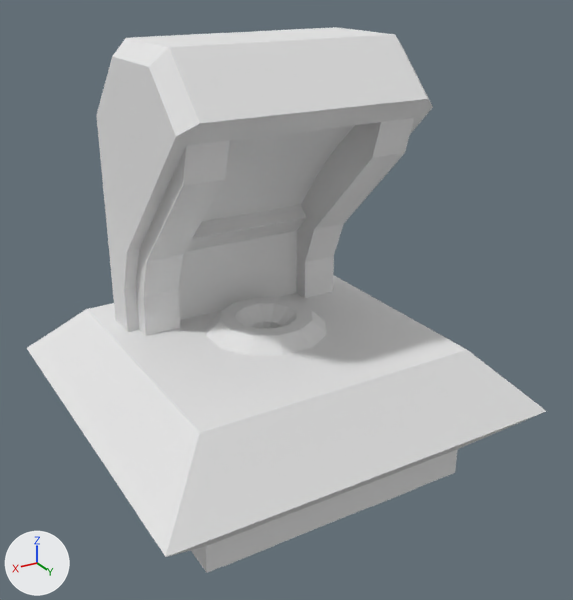
Two versions of the OBJ model The_Dune_Project/Assets/Models/env/Modular Temple/Puzzle_Sliding_Emitter.obj, one commit apart.
Before and after are seen from a camera (50 mm lens) standing at (0.635, 1.128, 0.81) and looking at (-0.022, 0.032, 0.262). The lights are fixed; the arrows at lower left show +X, +Y and +Z. Where no turn or scale is listed for an object, it has been applied to the vertices.
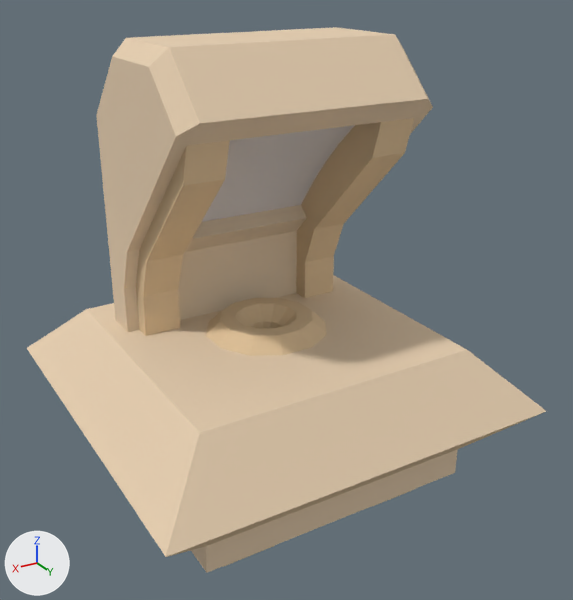
The change, as a list of edits to the scene's bpy script:
```text
Change mat_sandstone_5:
    mat_sandstone_5.base_color: (0.8, 0.8, 0.8) -> (0.8, 0.627, 0.439)  # white #e7e7e7 -> beige #e7cfb1
Change mat_sandstone_6:
    mat_sandstone_6.base_color: (0.8, 0.8, 0.8) -> (0.761, 0.561, 0.337)  # white #e7e7e7 -> beige #e2c59d
```

Changed parts and their boxes [x1, y1, x2, y2] in the pictures (573 x 600 px):
'object2', recoloured (white to beige): [27, 275, 546, 573] in both
'object1', recoloured (white to beige): [96, 27, 433, 336] in both
'object3', recoloured (white to beige): [206, 298, 327, 356] in both
